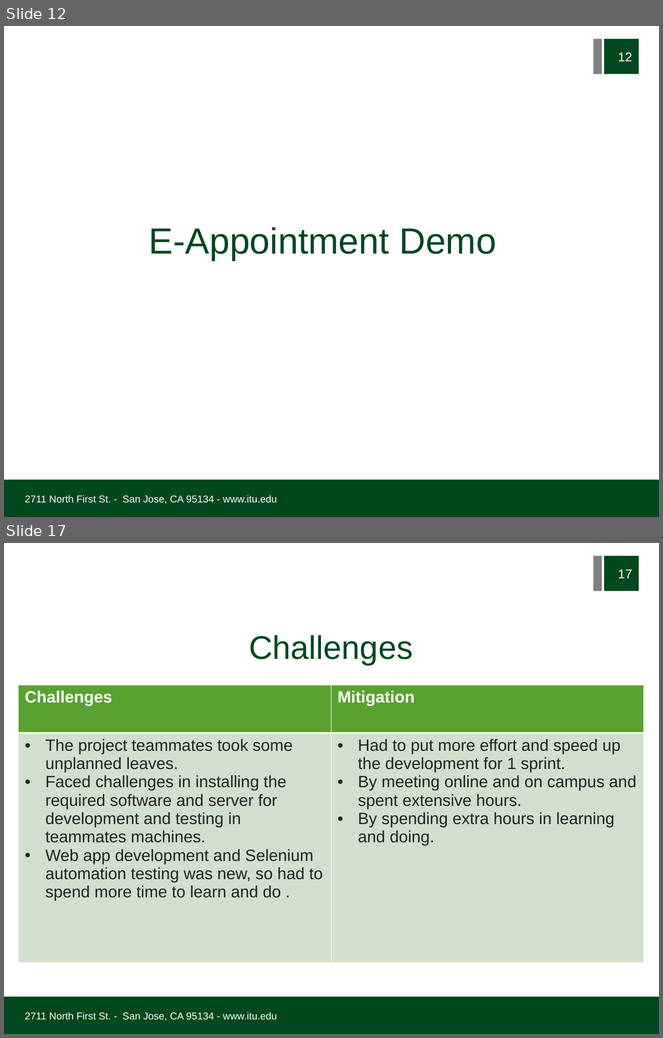
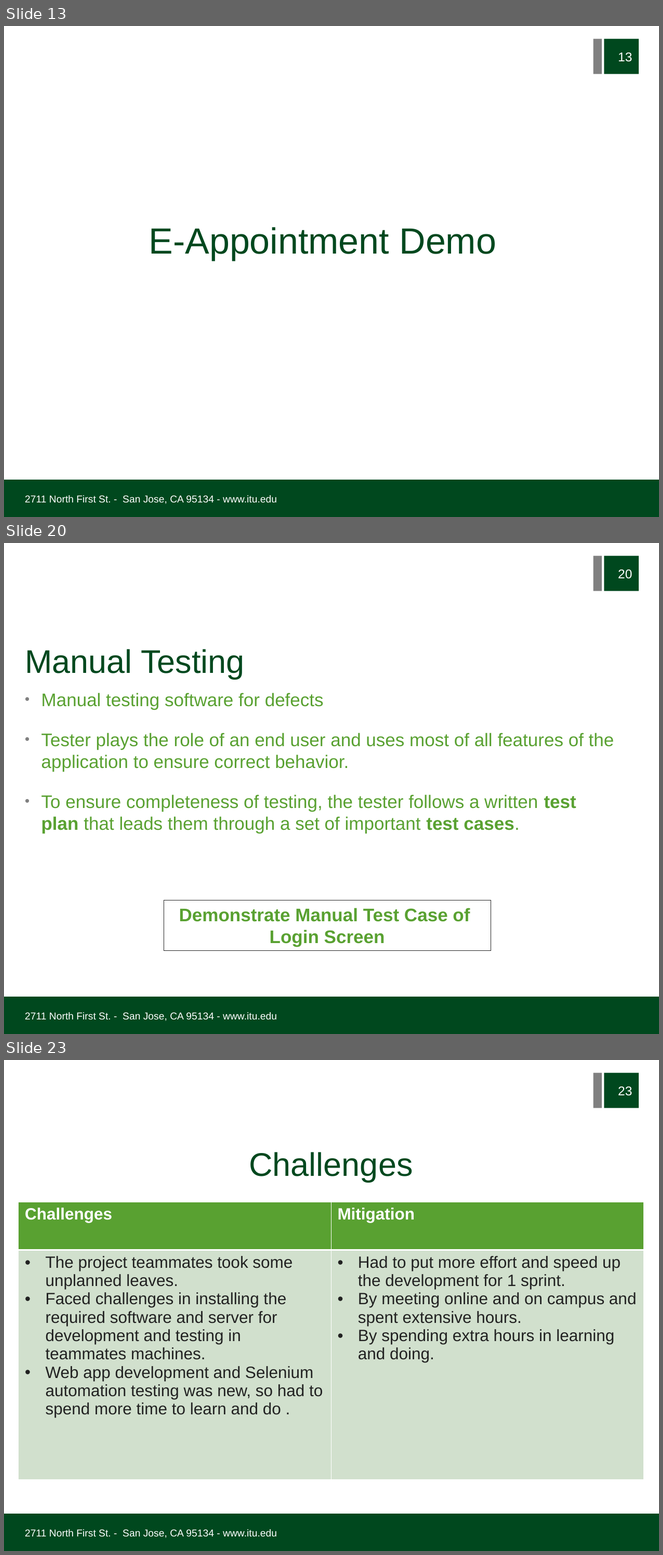
Before and after one commit to joshisange89/EAppointment, a slide deck: Documentation/Demo/Demo Presentation/E-Appointment_Demo.ppt. Shown one above the other, each under a label of ours: slides 12 and 17 before the commit, slides 13, 20 and 23 after it; the slides between them are not shown. The pictures are 663x1038 and 663x1555 pixels, drawn with LibreOffice and Linux fonts; fonts in the diff are those of the drawing; background and template pictures are left out. Boxes give left, top, right and bottom in pixels: in the first picture for what was removed or moved away, otherwise in the second. Text is boxed around its words. In the diff, an @@ line names an element or a change of style, - is before the commit and + after.

Commit message:
Proto type Screens

```diff
--- a/Documentation/Demo/Demo Presentation/E-Appointment_Demo.ppt
+++ b/Documentation/Demo/Demo Presentation/E-Appointment_Demo.ppt
@@ slide 20 added at [4, 543, 659, 1034], background #FFFFFF; not listed: 3 template elements that a slide beside it also shows @@
@@ page number added at [618, 570, 632, 579], 14 pt, text #FFFFFF @@
+20
@@ title added at [25, 649, 245, 679], 36 pt, text #00481E @@
+Manual Testing
@@ text added at [41, 693, 614, 834], 20 pt, text #59A131 @@
+• Manual testing software for defects
+• Tester plays the role of an end user and uses most of all features of the application to ensure correct behavior.
+• To ensure completeness of testing, the tester follows a written test plan that leads them through a set of important test cases.
@@ rectangle added at [164, 901, 491, 951], outline #212121 0.74 pt, 20 pt, text #59A131, bold @@
+Demonstrate Manual Test Case of
+Login Screen
@@ text added at [25, 1013, 277, 1021], 11 pt, text #FFFFFF @@
+2711 North First St. - San Jose, CA 95134 - www.itu.edu
@@ what was slide 12 is now slide 13 @@
@@ page number at [618, 53, 632, 62]: text changed @@
-12
+13
@@ what was slide 17 is now slide 23 @@
@@ page number at [618, 1087, 632, 1096]: text changed @@
-17
+23
```
Also in this commit, not shown: 5 slides changed, 6 other slides added, 1 slide removed, 29 other files.
